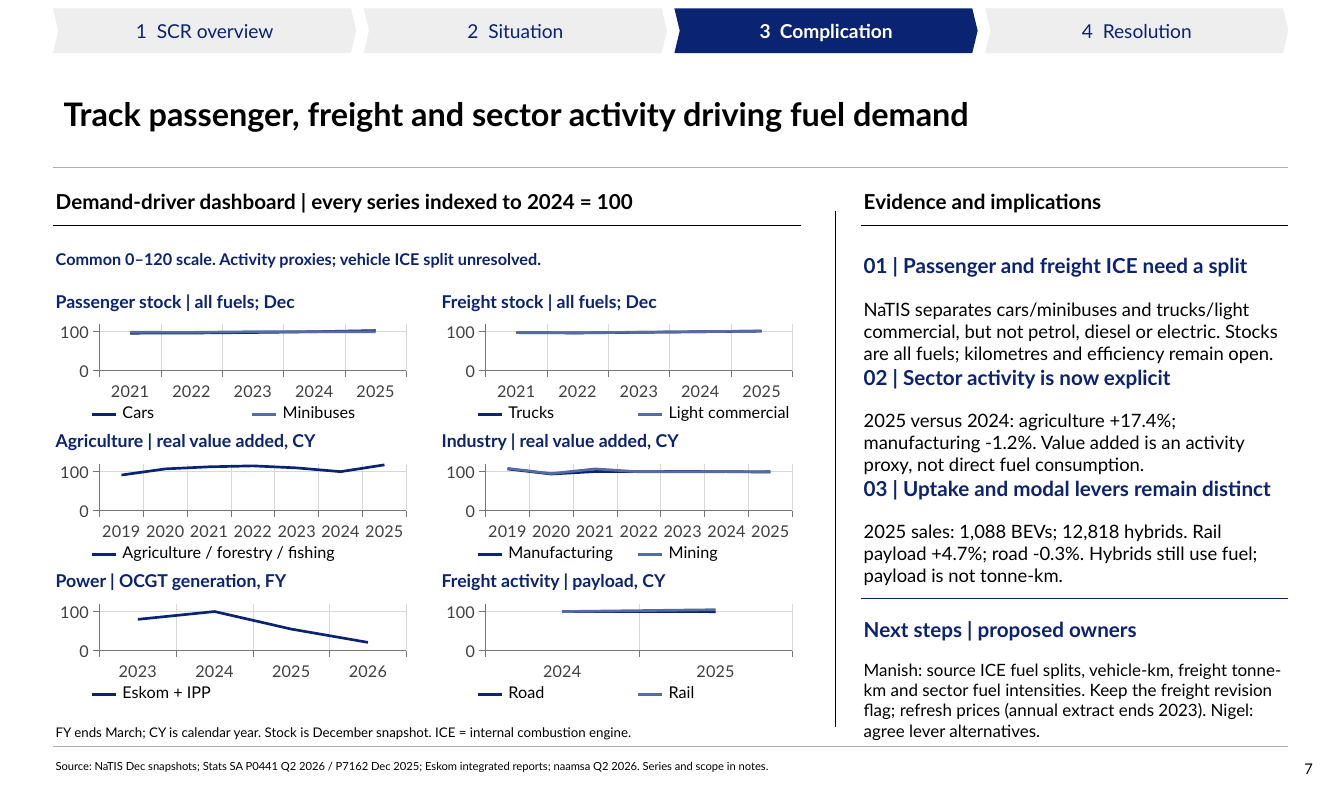
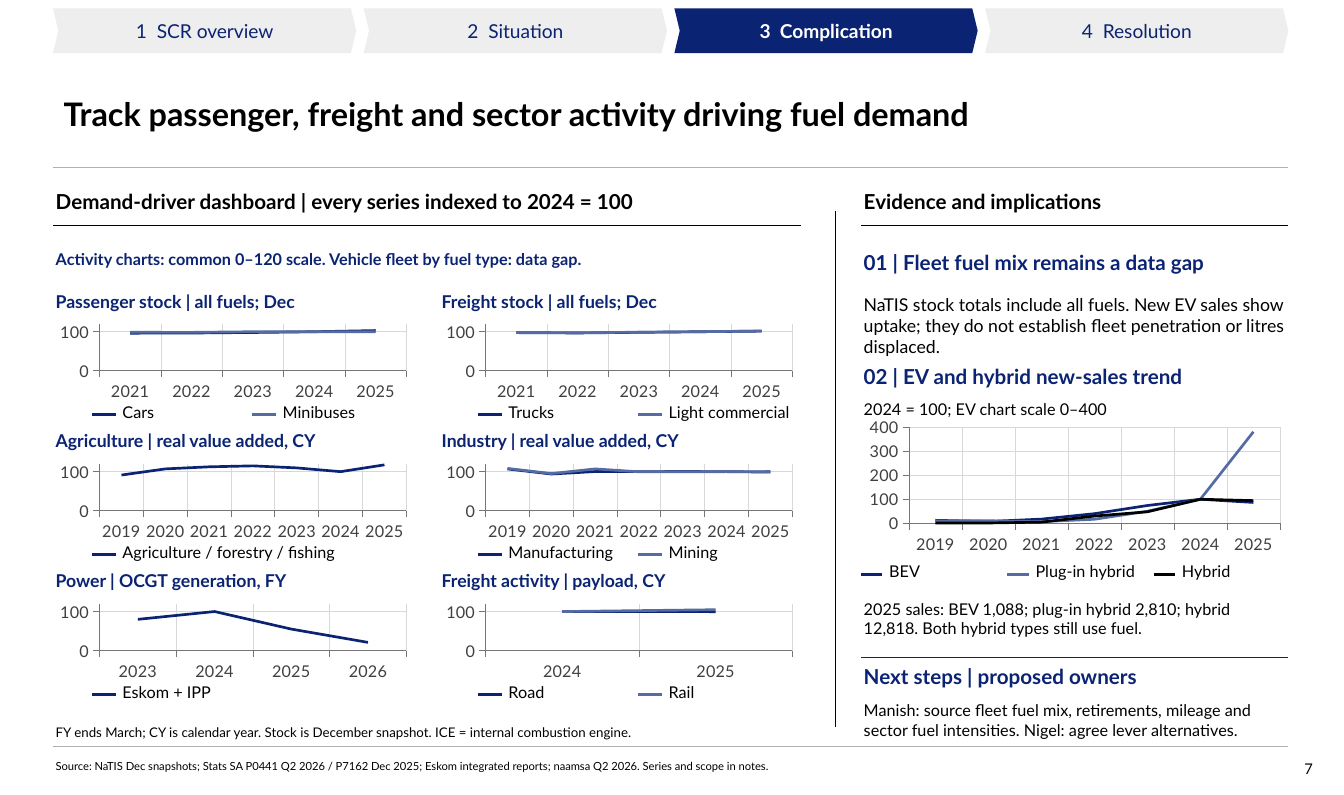
Before and after one commit to Africa-International-Advisors/liquid_fuels_model, a slide deck: slide 7 of pptx/output/delivered/Vopak_Week1_Analytical_Pack_2026_10_06.pptx. Drawn at 1344x795 pixels with LibreOffice and Linux fonts; fonts in the diff are those of the drawing; background and template pictures are left out. Boxes give left, top, right and bottom in pixels: in the first picture for what was removed or moved away, otherwise in the second. Text is boxed around its words. In the diff, an @@ line names an element or a change of style, - is before the commit and + after.

```diff
--- a/pptx/output/delivered/Vopak_Week1_Analytical_Pack_2026_10_06.pptx
+++ b/pptx/output/delivered/Vopak_Week1_Analytical_Pack_2026_10_06.pptx
@@ text at (x1=56, y1=253, x2=582, y2=268): text changed @@
-Common 0–120 scale. Activity proxies; vehicle ICE split unresolved.
+Activity charts: common 0–120 scale. Vehicle fleet by fuel type: data gap.
@@ text at (x1=864, y1=254, x2=1204, y2=274): text changed @@
-01 | Passenger and freight ICE need a split
+01 | Fleet fuel mix remains a data gap
@@ text at (x1=864, y1=298, x2=1284, y2=356): text changed; size 12.5 to 12 pt @@
-NaTIS separates cars/minibuses and trucks/light commercial, but not petrol, diesel or electric. Stocks are all fuels; kilometres and efficiency remain open.
+NaTIS stock totals include all fuels. New EV sales show uptake; they do not establish fleet penetration or litres displaced.
@@ text at (x1=864, y1=368, x2=1182, y2=388): text changed @@
-02 | Sector activity is now explicit
+02 | EV and hybrid new-sales trend
@@ line chart added at (x1=861, y1=415, x2=1289, y2=557) @@
+categories: 2019, 2020, 2021, 2022, 2023, 2024, 2025
+Series 1: 10, 10, 20, 40, 70, 100, 90
+Series 2: 10, 10, 10, 20, 50, 100, 380
+Series 3: 0, 0, 0, 30, 50, 100, 90
@@ text removed at (x1=864, y1=413, x2=1245, y2=474) @@
-2025 versus 2024: agriculture +17.4%; manufacturing -1.2%. Value added is an activity proxy, not direct fuel consumption.
@@ text added at (x1=864, y1=403, x2=1107, y2=417), 11 pt, text #000000 @@
+2024 = 100; EV chart scale 0–400
@@ text removed at (x1=864, y1=480, x2=1271, y2=500) @@
-03 | Uptake and modal levers remain distinct
@@ text added at (x1=889, y1=565, x2=920, y2=577), 11 pt, text #000000 @@
+BEV
@@ text added at (x1=1036, y1=565, x2=1135, y2=580), 11 pt, text #000000 @@
+Plug-in hybrid
@@ text added at (x1=1182, y1=565, x2=1231, y2=580), 11 pt, text #000000 @@
+Hybrid
@@ line added from (861, 575) to (883, 575), #0A2373 1.8 pt @@
@@ line added from (1008, 575) to (1029, 575), #546CA2 1.8 pt @@
@@ line added from (1154, 575) to (1175, 575), #000000 1.8 pt @@
@@ text at (x1=864, y1=603, x2=1230, y2=637): text changed; size 12.5 to 11 pt @@
-2025 sales: 1,088 BEVs; 12,818 hybrids. Rail payload +4.7%; road -0.3%. Hybrids still use fuel; payload is not tonne-km.
+2025 sales: BEV 1,088; plug-in hybrid 2,810; hybrid 12,818. Both hybrid types still use fuel.
@@ line moved from (861, 599) - (1289, 599) to (861, 658) - (1289, 658) @@
@@ text "Next steps | proposed owners" moved from (x1=864, y1=621, x2=1137, y2=641) to (x1=864, y1=668, x2=1137, y2=688) @@
@@ text at (x1=864, y1=704, x2=1251, y2=739): text changed; size 11.5 to 11 pt @@
-Manish: source ICE fuel splits, vehicle-km, freight tonne-km and sector fuel intensities. Keep the freight revision flag; refresh prices (annual extract ends 2023). Nigel: agree lever alternatives.
+Manish: source fleet fuel mix, retirements, mileage and sector fuel intensities. Nigel: agree lever alternatives.
```
Also in this commit, not shown: 2 other slides changed, 5 other files.
